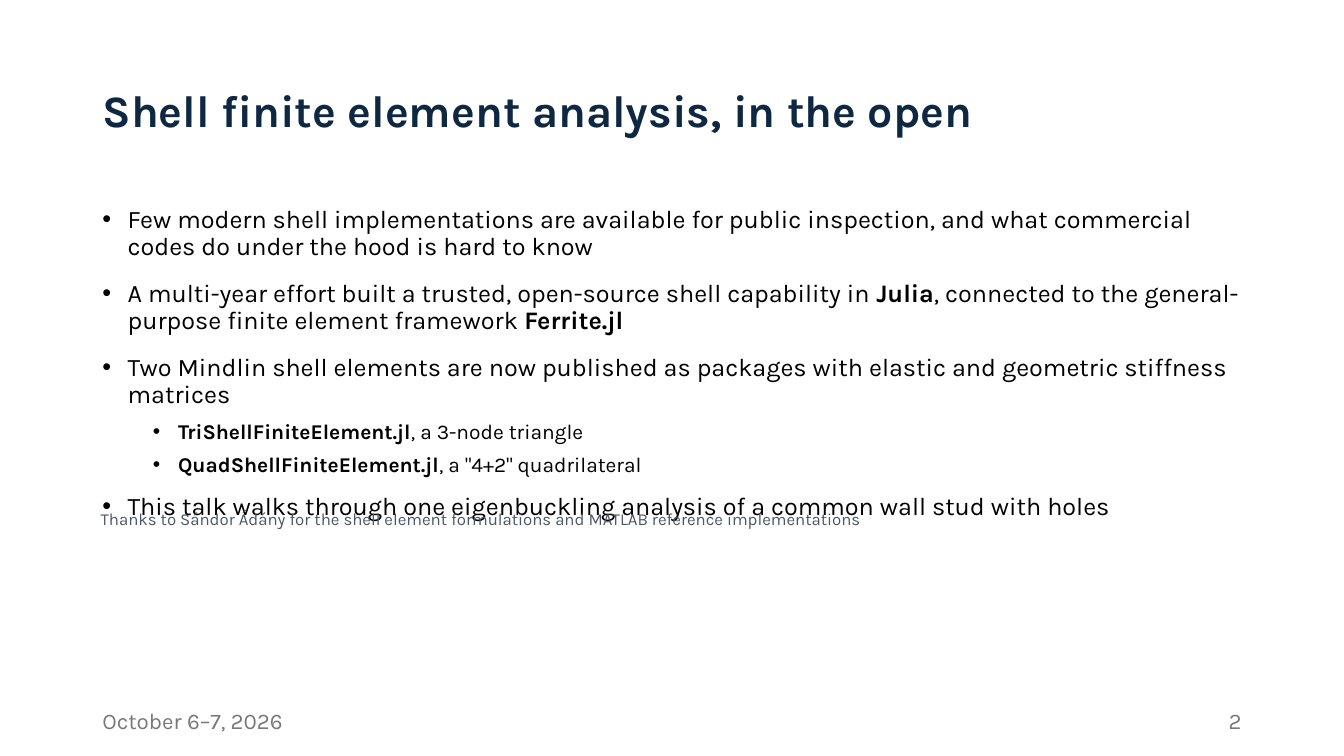
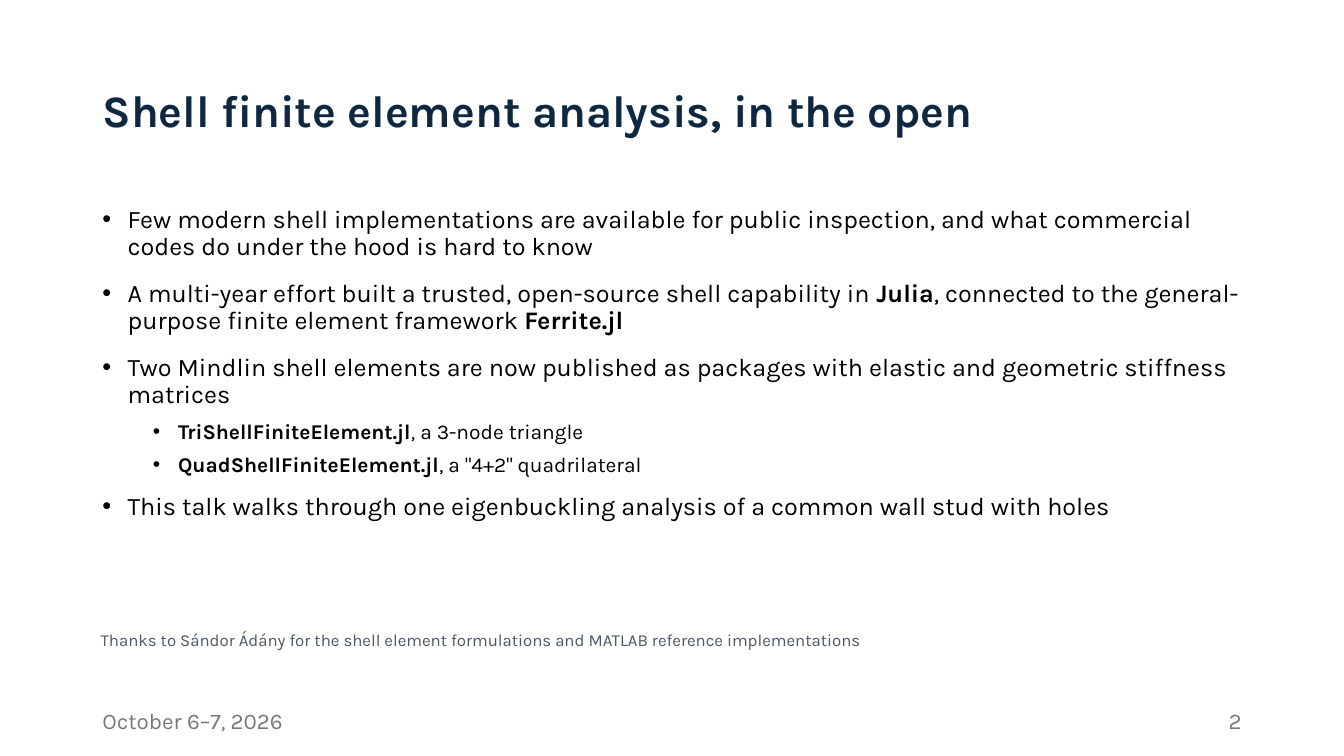
Before and after one commit to runtosolve/ICCFSS2026_MoenShabhariStudElasticBuckling, a slide deck: slide 2 of presentation/Moen_Shabhari_ICCFSS_2026.pptx. Drawn at 1344x756 pixels with LibreOffice and Linux fonts; fonts in the diff are those of the drawing. Boxes give left, top, right and bottom in pixels: in the first picture for what was removed or moved away, otherwise in the second. Text is boxed around its words. In the diff, an @@ line names an element or a change of style, - is before the commit and + after.

```diff
--- a/presentation/Moen_Shabhari_ICCFSS_2026.pptx
+++ b/presentation/Moen_Shabhari_ICCFSS_2026.pptx
@@ text "Thanks to Sándor Ádány for ...": place and size @@
-text "Thanks to Sándor Ádány for ..." at (101, 510, 860, 529)
+text "Thanks to Sándor Ádány for ..." at (101, 631, 860, 650)
```
Also in this commit, not shown: 4 other slides changed, 3 other files.
